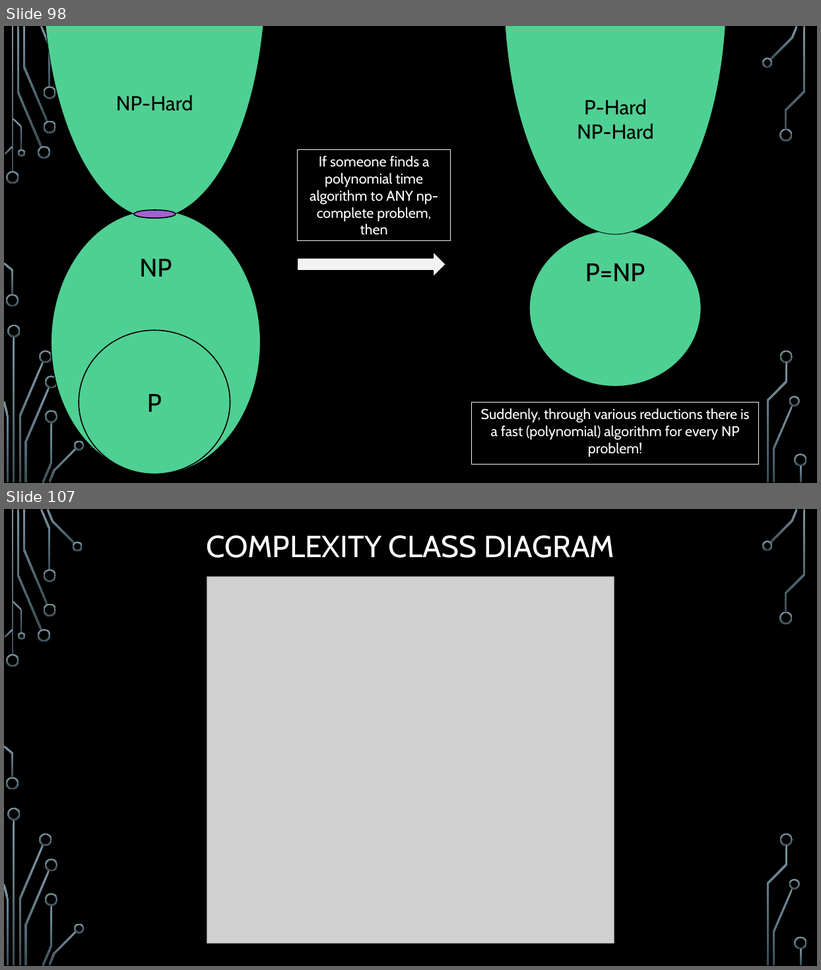
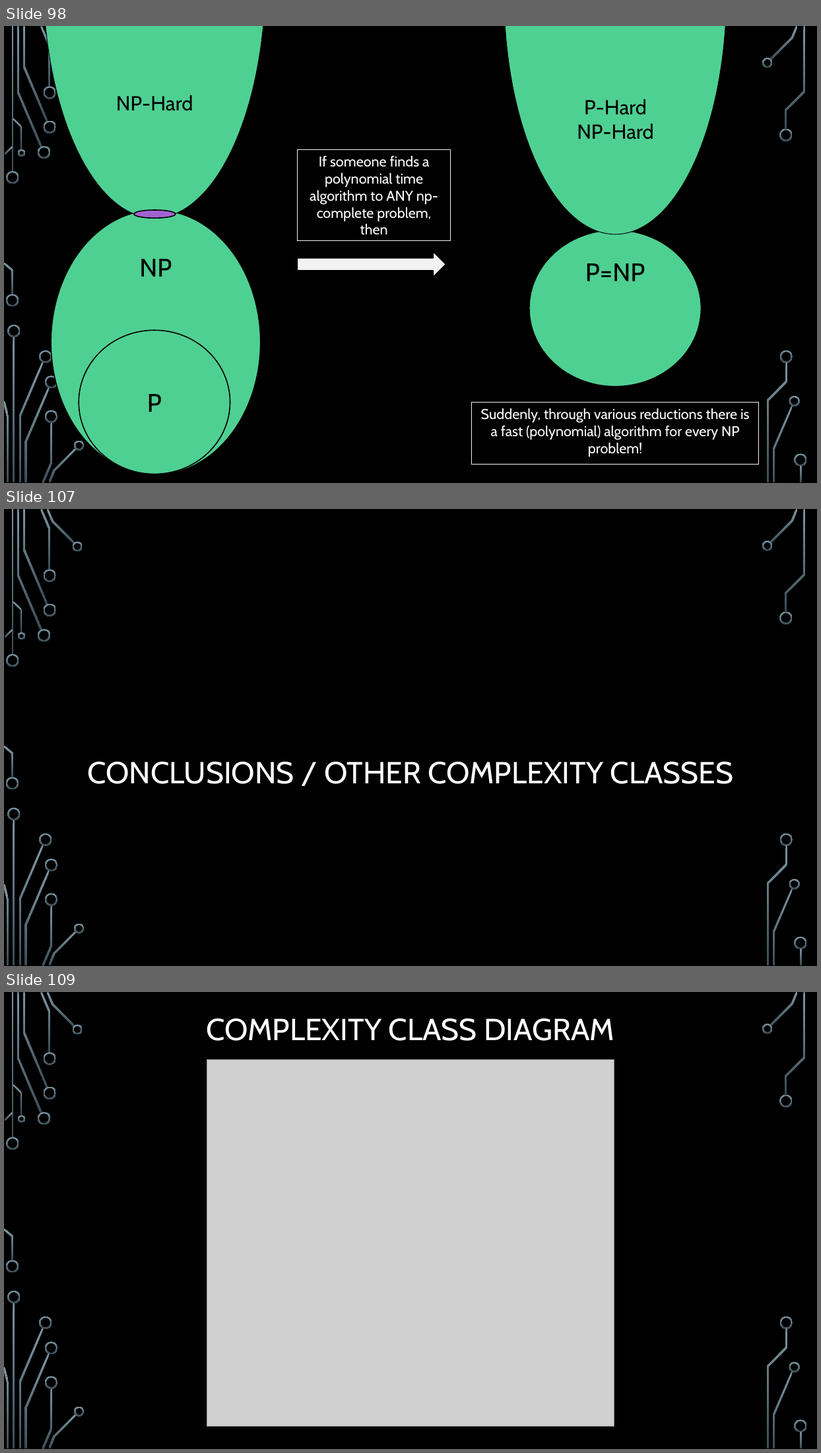
Before and after one commit to markfloryan/dmt2, a slide deck: slides/05-ComplexityTheory.pptx. Shown one above the other, each under a label of ours: slides 98 and 107 before the commit, slides 98, 107 and 109 after it; the slides between them are not shown. The pictures are 821x970 and 821x1453 pixels, drawn with LibreOffice and Linux fonts; fonts in the diff are those of the drawing; grey boxes stand for pictures; background and template pictures are left out. Boxes give left, top, right and bottom in pixels: in the first picture for what was removed or moved away, otherwise in the second. Text is boxed around its words. In the diff, an @@ line names an element or a change of style, - is before the commit and + after.

```diff
--- a/slides/05-ComplexityTheory.pptx
+++ b/slides/05-ComplexityTheory.pptx
@@ slide 107 added at (4, 509, 817, 966), background picture (left out); not listed: 36 template elements that a slide beside it also shows @@
@@ title added at (87, 762, 734, 784), 36 pt, text #FFFFFF @@
+CONCLUSIONS / OTHER COMPLEXITY CLASSES
@@ what was slide 107 is now slide 109 @@
```
Also in this commit, not shown: 9 slides changed, 1 other slide added, 1 slide removed, 4 other files.
